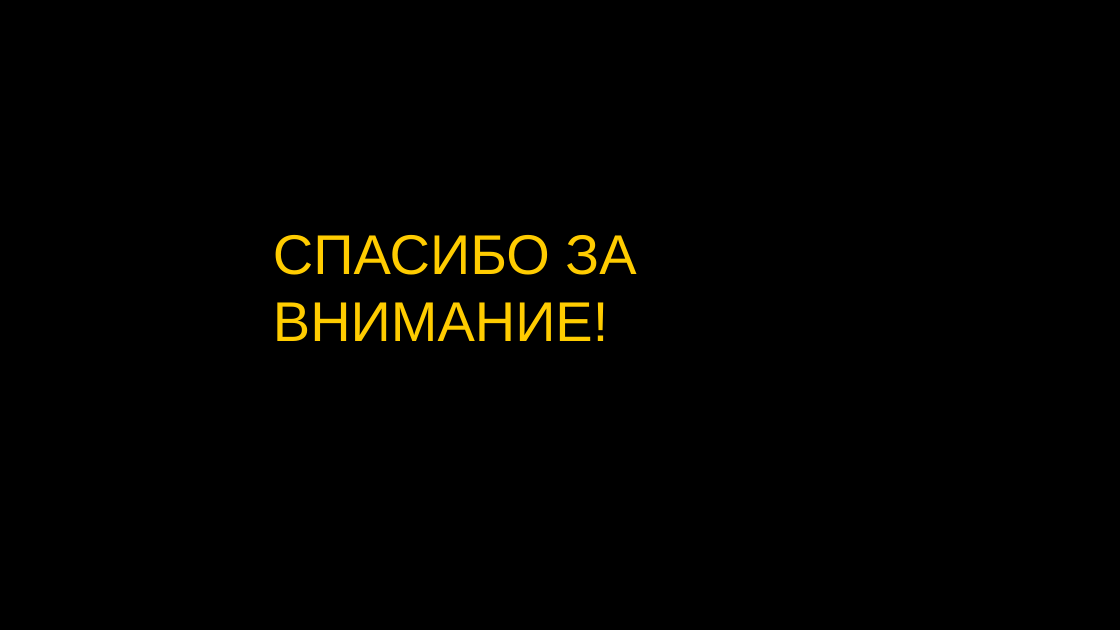
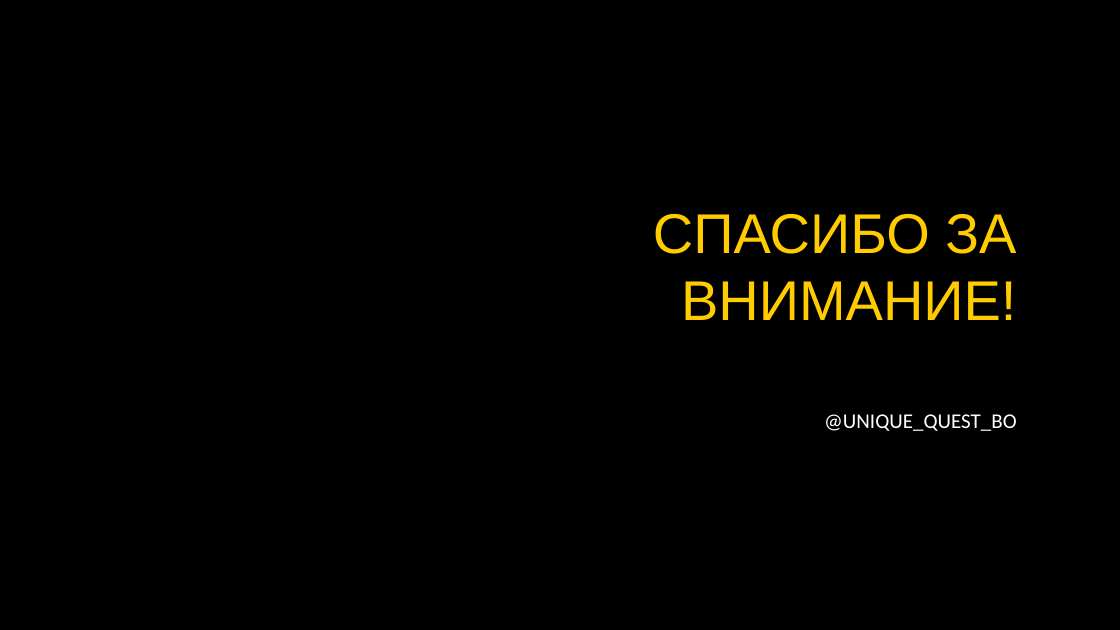
Before and after one commit to khabarova/proj-3, a slide deck: slide 6 of Destiny.pptx. Drawn at 1120x630 pixels with LibreOffice and Linux fonts; fonts in the diff are those of the drawing; background and template pictures are left out. Boxes give left, top, right and bottom in pixels: in the first picture for what was removed or moved away, otherwise in the second. Text is boxed around its words. In the diff, an @@ line names an element or a change of style, - is before the commit and + after.

```diff
--- a/Destiny.pptx
+++ b/Destiny.pptx
@@ title "СПАСИБО ЗА ВНИМАНИЕ!": place and size @@
-title "СПАСИБО ЗА ВНИМАНИЕ!" at <box>273,235,636,341</box>
+title "СПАСИБО ЗА ВНИМАНИЕ!" at <box>653,214,1016,320</box>
@@ title "СПАСИБО ЗА ВНИМАНИЕ!" at <box>653,214,1016,320</box>: alignment left to right; vertical alignment middle to bottom @@
@@ subtitle added at <box>824,414,1016,431</box>, 18 pt, text #FFFFFF @@
+@UNIQUE_QUEST_BO
```
